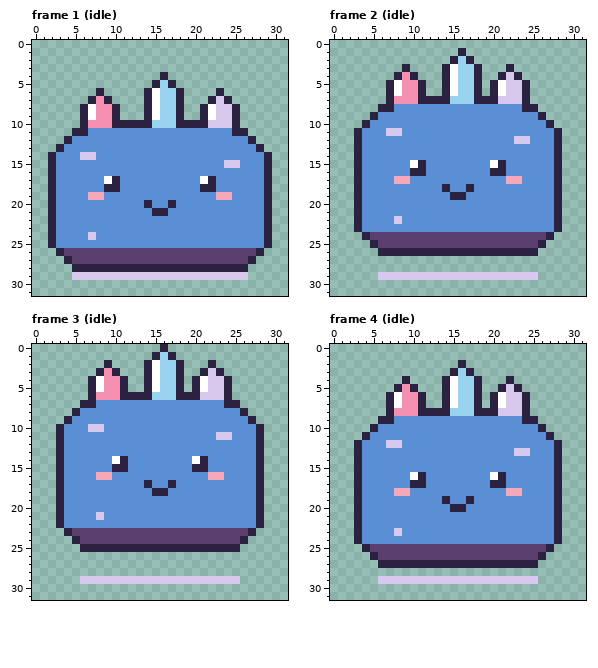
Two versions of one pixel-art file, art/characters/cave/geodon.aseprite. Above: the version before the commit.
32x32 pixels, 24 frames. Shown: frame 1 (idle), frame 2 (idle), frame 3 (idle), frame 4 (idle). The commit also changed other frames, which this record leaves out.
And afterwards:
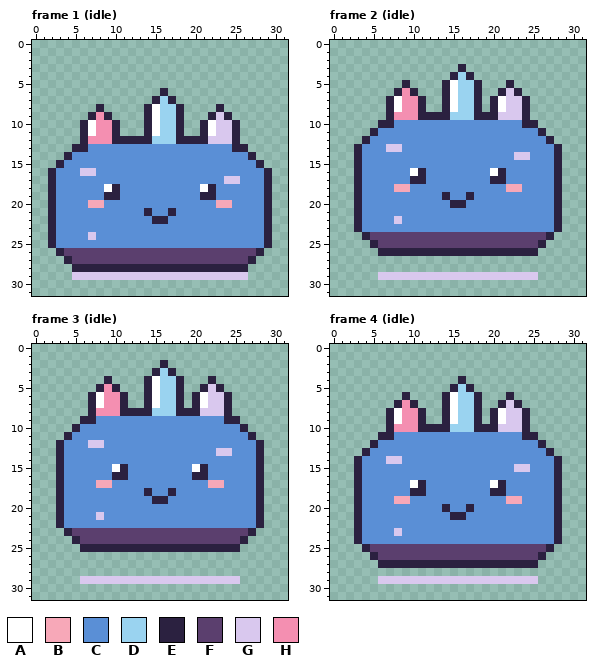
Palette (. is transparent): A #ffffff  B #f7a8b8  C #5a8fd6  D #9ad3f0  E #2b2140  F #5b3f6e  G #d9c8ee  H #f48fb1
Difference:
Frame 1 (idle), layer "pet":
y 4: x 16 E -> .
y 5: x 15..17 EDE -> ...
y 6: x 8 E -> .; x 14..18 EADDE -> ..E..; x 23 E -> .
y 7: x 7..9 EHE -> ...; x 14..15 EA -> .E; x 17..18 DE -> E.; x 22..24 EGE -> ...
y 8: x 6..10 EAHHE -> ..E..; x 21..25 EAGGE -> ..E..
y 9: x 6..7 EA -> .E; x 9..10 HE -> E.; x 21..22 EA -> .E; x 24..25 GE -> E.
y 10: x 7 H -> A; x 11..13 EEE -> ...; x 15 D -> A; x 19..20 EE -> ..; x 22 G -> A
y 11: x 5 E -> .; x 7..24 CCCCCCCCCCCCCCCCCC -> AHHE...EADDE..EAGG; x 26 E -> .
y 12: x 4..27 ECCCCCCCCCCCCCCCCCCCCCCE -> ..EHHHEEEEEDDDEEEEGGGE..
y 13: x 3..6 ECCC -> ..EE; x 25..28 CCCE -> EE..
y 14: x 2..4 ECC -> ..E; x 6..7 GG -> CC; x 27..29 CCE -> E..
y 15: x 2..3 EC -> .E; x 24..25 GG -> CC; x 28..29 CE -> E.
y 16: x 6..7 CC -> GG
y 17: x 9..10 AE -> CC; x 21..22 AE -> CC; x 24..25 CC -> GG
y 18: x 9 E -> A; x 21 E -> A
y 19: x 7..10 BBCC -> CCEE; x 21..24 CCBB -> EECC
y 20: x 7..8 CC -> BB; x 14 E -> C; x 17 E -> C; x 23..24 CC -> BB
y 21: x 14..17 CEEC -> ECCE
y 22: x 15..16 CC -> EE
Frame 2 (idle), layer "pet":
y 1: x 16 E -> .
y 2: x 15..17 EDE -> ...
y 3: x 9 E -> .; x 14..18 EADDE -> ..E..; x 22 E -> .
y 4: x 8..10 EHE -> ...; x 14..15 EA -> .E; x 17..18 DE -> E.; x 21..23 EGE -> ...
y 5: x 7..11 EAHHE -> ..E..; x 20..24 EAGGE -> ..E..
y 6: x 7..8 EA -> .E; x 10..11 HE -> E.; x 20..21 EA -> .E; x 23..24 GE -> E.
y 7: x 8 H -> A; x 12..13 EE -> ..; x 15 D -> A; x 19 E -> .; x 21 G -> A
y 8: x 6 E -> .; x 8..23 CCCCCCCCCCCCCCCC -> AHHE..EADDE.EAGG; x 25 E -> .
y 9: x 5..26 ECCCCCCCCCCCCCCCCCCCCE -> ..EHHHEEEEDDDEEEGGGE..
y 10: x 4..7 ECCC -> ..EE; x 24..27 CCCE -> EE..
y 11: x 3..5 ECC -> ..E; x 7..8 GG -> CC; x 26..28 CCE -> E..
y 12: x 3..4 EC -> .E; x 23..24 GG -> CC; x 27..28 CE -> E.
y 13: x 7..8 CC -> GG
y 14: x 23..24 CC -> GG
y 15: x 10..11 AE -> CC; x 20..21 AE -> CC
y 16: x 10 E -> A; x 20 E -> A
y 17: x 8..11 BBCC -> CCEE; x 20..23 CCBB -> EECC
y 18: x 8..9 CC -> BB; x 14 E -> C; x 17 E -> C; x 22..23 CC -> BB
y 19: x 14..17 CEEC -> ECCE
y 20: x 15..16 CC -> EE
Frame 3 (idle), layer "pet":
y 0: x 16 E -> .
y 1: x 15..17 EDE -> ...
y 2: x 9 E -> .; x 14..18 EADDE -> ..E..; x 22 E -> .
y 3: x 8..10 EHE -> ...; x 14..15 EA -> .E; x 17..18 DE -> E.; x 21..23 EGE -> ...
y 4: x 7..11 EAHHE -> ..E..; x 20..24 EAGGE -> ..E..
y 5: x 7..8 EA -> .E; x 10..11 HE -> E.; x 20..21 EA -> .E; x 23..24 GE -> E.
y 6: x 8 H -> A; x 12..13 EE -> ..; x 15 D -> A; x 19 E -> .; x 21 G -> A
y 7: x 6 E -> .; x 8..23 CCCCCCCCCCCCCCCC -> AHHE..EADDE.EAGG; x 25 E -> .
y 8: x 5..26 ECCCCCCCCCCCCCCCCCCCCE -> ..EHHHEEEEDDDEEEGGGE..
y 9: x 4..7 ECCC -> ..EE; x 24..27 CCCE -> EE..
y 10: x 3..5 ECC -> ..E; x 7..8 GG -> CC; x 26..28 CCE -> E..
y 11: x 3..4 EC -> .E; x 23..24 GG -> CC; x 27..28 CE -> E.
y 12: x 7..8 CC -> GG
y 13: x 23..24 CC -> GG
y 14: x 10..11 AE -> CC; x 20..21 AE -> CC
y 15: x 10 E -> A; x 20 E -> A
y 16: x 8..11 BBCC -> CCEE; x 20..23 CCBB -> EECC
y 17: x 8..9 CC -> BB; x 14 E -> C; x 17 E -> C; x 22..23 CC -> BB
y 18: x 14..17 CEEC -> ECCE
y 19: x 15..16 CC -> EE
Frame 4 (idle), layer "pet":
y 2: x 16 E -> .
y 3: x 15..17 EDE -> ...
y 4: x 9 E -> .; x 14..18 EADDE -> ..E..; x 22 E -> .
y 5: x 8..10 EHE -> ...; x 14..15 EA -> .E; x 17..18 DE -> E.; x 21..23 EGE -> ...
y 6: x 7..11 EAHHE -> ..E..; x 20..24 EAGGE -> ..E..
y 7: x 7..8 EA -> .E; x 10..11 HE -> E.; x 20..21 EA -> .E; x 23..24 GE -> E.
y 8: x 8 H -> A; x 12..13 EE -> ..; x 15 D -> A; x 19 E -> .; x 21 G -> A
y 9: x 6 E -> .; x 8..23 CCCCCCCCCCCCCCCC -> AHHE..EADDE.EAGG; x 25 E -> .
y 10: x 5..26 ECCCCCCCCCCCCCCCCCCCCE -> ..EHHHEEEEDDDEEEGGGE..
y 11: x 4..7 ECCC -> ..EE; x 24..27 CCCE -> EE..
y 12: x 3..5 ECC -> ..E; x 7..8 GG -> CC; x 26..28 CCE -> E..
y 13: x 3..4 EC -> .E; x 23..24 GG -> CC; x 27..28 CE -> E.
y 14: x 7..8 CC -> GG
y 15: x 23..24 CC -> GG
y 16: x 10..11 AE -> CC; x 20..21 AE -> CC
y 17: x 10 E -> A; x 20 E -> A
y 18: x 8..11 BBCC -> CCEE; x 20..23 CCBB -> EECC
y 19: x 8..9 CC -> BB; x 14 E -> C; x 17 E -> C; x 22..23 CC -> BB
y 20: x 14..17 CEEC -> ECCE
y 21: x 15..16 CC -> EE
Where, in picture pixels (left, top, right, bottom), the same in both pictures:
changed: (48, 72, 272, 224)
changed: (354, 48, 562, 208)
changed: (56, 344, 264, 504)
changed: (354, 360, 562, 520)
